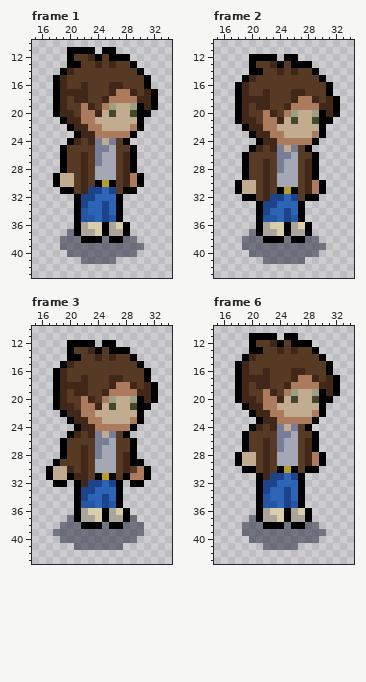
Edited in one commit: pixel-art file (character drafts/player_right_idle.aseprite). This is how it looked before the edit.
48x48 pixels, 6 frames. Shown: frame 1: x 15..34, y 10..43; frame 2: x 15..34, y 10..43; frame 3: x 15..34, y 10..43; frame 6: x 15..34, y 10..43. The commit also changed other frames, which this record leaves out.
After the commit:
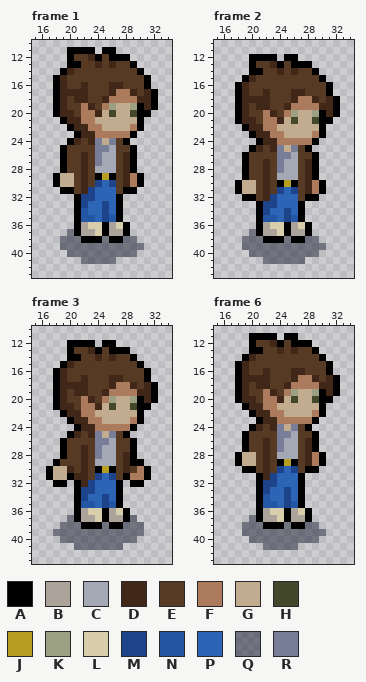
Palette (. is transparent): A #000000  B #aca39b  C #a4a8b5  D #402717  E #573a23  F #ac7b5d  G #c1ac8f  H #44482a  J #b69f20  K #9ba083  L #d9ceab  M #1d438a  N #2357a6  P #2c65b5  Q #171c3180  R #787e97
Diff:
{"where": "frame 1"}
{"frame":1,"y":29,"x":24,"old":"CCC","new":"AJA"}
{"frame":1,"y":30,"x":24,"old":"AJA","new":"MPM"}
{"frame":1,"y":31,"x":24,"old":"M","new":"P"}
{"frame":1,"y":31,"x":26,"old":"M","new":"P"}
{"where": "frame 2"}
{"frame":2,"y":30,"x":24,"old":"CCC","new":"AJA"}
{"frame":2,"y":31,"x":24,"old":"AJA","new":"MPM"}
{"frame":2,"y":32,"x":24,"old":"M","new":"P"}
{"frame":2,"y":32,"x":26,"old":"M","new":"P"}
{"where": "frame 3"}
{"frame":3,"y":30,"x":24,"old":"CCC","new":"AJA"}
{"frame":3,"y":31,"x":24,"old":"AJA","new":"MPM"}
{"frame":3,"y":32,"x":24,"old":"M","new":"P"}
{"frame":3,"y":32,"x":26,"old":"M","new":"P"}
{"where": "frame 6"}
{"frame":6,"y":29,"x":24,"old":"CCC","new":"AJA"}
{"frame":6,"y":30,"x":24,"old":"AJA","new":"MPM"}
{"frame":6,"y":31,"x":24,"old":"M","new":"P"}
{"frame":6,"y":31,"x":26,"old":"M","new":"P"}
